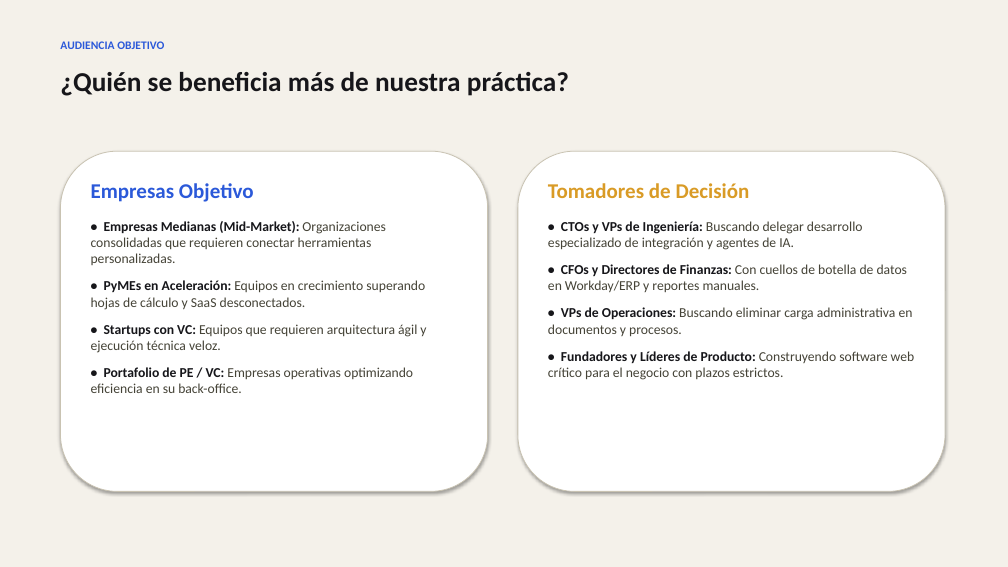
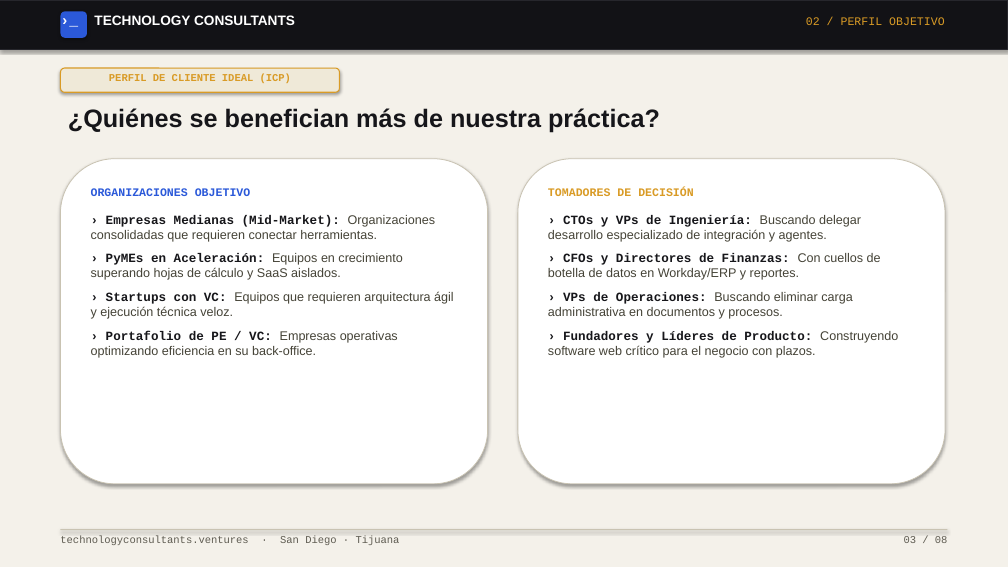
Before and after one commit to rguido198/TechnologyConsultantsVentures, a slide deck: slide 3 of Technology_Consultants_A_Quien_Enviarme_MX.pptx. Drawn at 1008x567 pixels with LibreOffice and Linux fonts; fonts in the diff are those of the drawing. Boxes give left, top, right and bottom in pixels: in the first picture for what was removed or moved away, otherwise in the second. Text is boxed around its words. In the diff, an @@ line names an element or a change of style, - is before the commit and + after.

```diff
--- a/Technology_Consultants_A_Quien_Enviarme_MX.pptx
+++ b/Technology_Consultants_A_Quien_Enviarme_MX.pptx
@@ rectangle added at box(0, 0, 1008, 49), fill #121216, outline #26262C 1 pt @@
@@ rounded rectangle added at box(60, 11, 87, 38), fill #2B59D9 @@
@@ text added at box(60, 11, 87, 37), 14 pt, text #FFFFFF, bold @@
+›_
@@ text added at box(94, 15, 295, 25), 13 pt, text #FFFFFF, bold @@
+TECHNOLOGY CONSULTANTS
@@ text added at box(806, 17, 945, 25), 11 pt, text #D99B26 @@
+02 / PERFIL OBJETIVO
@@ text removed at box(60, 41, 164, 49) @@
-AUDIENCIA OBJETIVO
@@ rounded rectangle added at box(60, 68, 340, 92), fill #EFE9D8, outline #D99B26 1 pt @@
@@ text added at box(109, 74, 291, 83), 10 pt, text #D99B26, bold @@
+PERFIL DE CLIENTE IDEAL (ICP)
@@ text at box(68, 108, 660, 132): text changed; size 26 to 24 pt; font Calibri to Arial @@
-¿Quién se beneficia más de nuestra práctica?
+¿Quiénes se benefician más de nuestra práctica?
@@ rounded rectangle: place and size @@
-rounded rectangle at box(60, 151, 488, 492)
+rounded rectangle at box(60, 159, 488, 484)
@@ rounded rectangle: place and size @@
-rounded rectangle at box(518, 151, 945, 492)
+rounded rectangle at box(518, 159, 945, 484)
@@ text at box(91, 188, 454, 358): text changed; size 13 to 12 pt; font Calibri to Arial @@
-Empresas Objetivo
-• Empresas Medianas (Mid-Market): Organizaciones consolidadas que requieren conectar herramientas personalizadas.
-• PyMEs en Aceleración: Equipos en crecimiento superando hojas de cálculo y SaaS desconectados.
-• Startups con VC: Equipos que requieren arquitectura ágil y ejecución técnica veloz.
-• Portafolio de PE / VC: Empresas operativas optimizando eficiencia en su back-office.
+ORGANIZACIONES OBJETIVO
+› Empresas Medianas (Mid-Market): Organizaciones consolidadas que requieren conectar herramientas.
+› PyMEs en Aceleración: Equipos en crecimiento superando hojas de cálculo y SaaS aislados.
+› Startups con VC: Equipos que requieren arquitectura ágil y ejecución técnica veloz.
+› Portafolio de PE / VC: Empresas operativas optimizando eficiencia en su back-office.
@@ text at box(548, 188, 898, 358): text changed; size 13 to 12 pt; font Calibri to Arial @@
-Tomadores de Decisión
-• CTOs y VPs de Ingeniería: Buscando delegar desarrollo especializado de integración y agentes de IA.
-• CFOs y Directores de Finanzas: Con cuellos de botella de datos en Workday/ERP y reportes manuales.
-• VPs de Operaciones: Buscando eliminar carga administrativa en documentos y procesos.
-• Fundadores y Líderes de Producto: Construyendo software web crítico para el negocio con plazos estrictos.
+TOMADORES DE DECISIÓN
+› CTOs y VPs de Ingeniería: Buscando delegar desarrollo especializado de integración y agentes.
+› CFOs y Directores de Finanzas: Con cuellos de botella de datos en Workday/ERP y reportes.
+› VPs de Operaciones: Buscando eliminar carga administrativa en documentos y procesos.
+› Fundadores y Líderes de Producto: Construyendo software web crítico para el negocio con plazos.
@@ rectangle added at box(60, 529, 948, 530), fill #C9C3B2 @@
@@ text added at box(60, 536, 400, 545), 10 pt, text #5F5C52 @@
+technologyconsultants.ventures · San Diego · Tijuana
@@ text added at box(904, 536, 948, 543), 10 pt, text #5F5C52 @@
+03 / 08
```
Also in this commit, not shown: 7 other slides changed, 1 other file.
